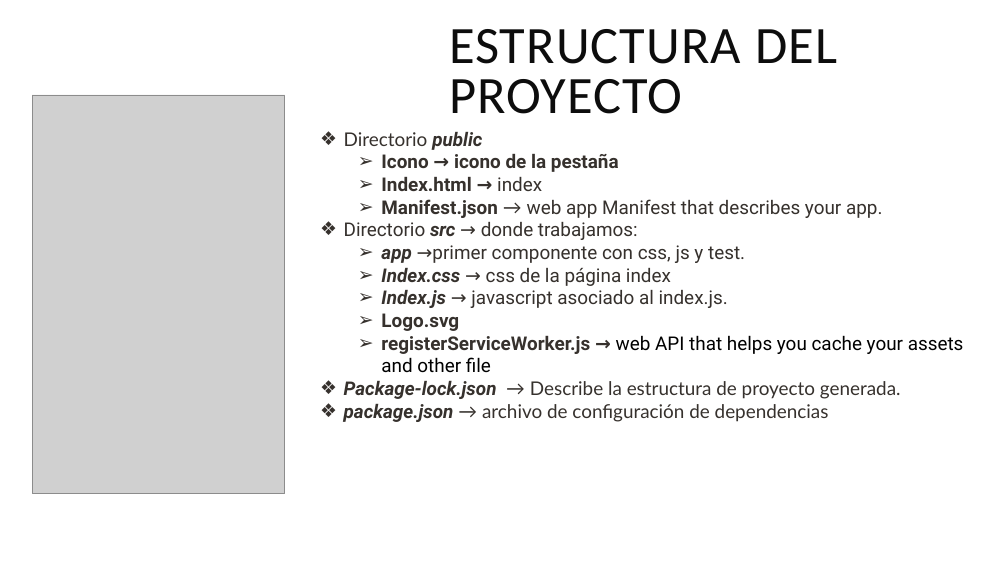
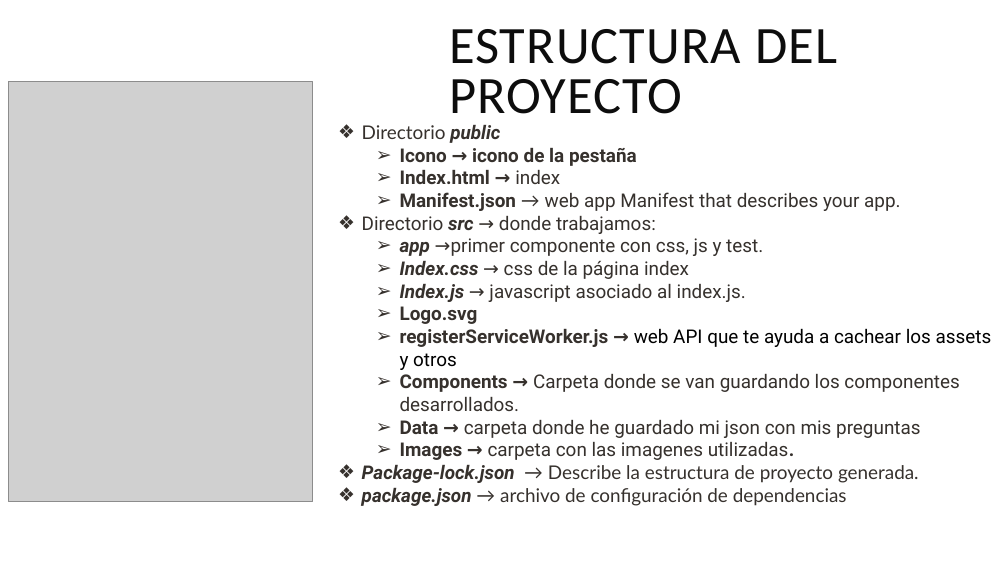
Before and after one commit to azaharafernandezguizan/STEMTrivialReact, a slide deck: slide 4 of Documents/Trivial_React.pptx. Drawn at 1008x567 pixels with LibreOffice and Linux fonts; fonts in the diff are those of the drawing; grey boxes stand for pictures. Boxes give left, top, right and bottom in pixels: in the first picture for what was removed or moved away, otherwise in the second. Text is boxed around its words. In the diff, an @@ line names an element or a change of style, - is before the commit and + after.

```diff
--- a/Documents/Trivial_React.pptx
+++ b/Documents/Trivial_React.pptx
@@ picture resized from (x1=33, y1=95, x2=285, y2=495) to (x1=8, y1=81, x2=313, y2=501) @@
@@ text "Directorio public" moved from (x1=344, y1=132, x2=964, y2=422) to (x1=362, y1=125, x2=992, y2=506) @@
@@ text at (x1=400, y1=328, x2=992, y2=460): text changed; text colour #000000 to #36312D @@
-  ➢ registerServiceWorker.js → web API that helps you cache your assets and other file
+  ➢ registerServiceWorker.js → web API que te ayuda a cachear los assets y otros
+  ➢ Components → Carpeta donde se van guardando los componentes desarrollados.
+  ➢ Data → carpeta donde he guardado mi json con mis preguntas
+  ➢ Images → carpeta con las imagenes utilizadas.
```
Also in this commit, not shown: 5 other slides changed, 14 slides added, 4 slides removed, 1 other file.
